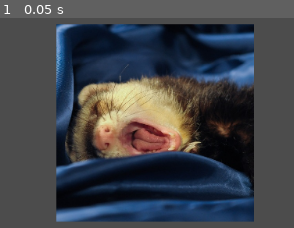
Above: before the commit, frame 1.
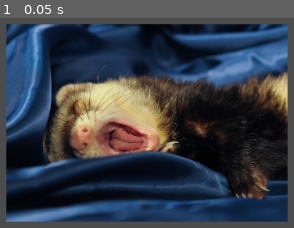
Above: after the commit, the same moment.

Repository: LeoDog896/godot-jigsaw
Game: Godot game, scene res://Main.tscn
Two runs of this game, one before a commit and one after it. Both use one fixed random seed, a clock stepped at 60 frames per second and the inputs below.
Inputs:
- Up to frame 1 (0.05 s): no input

The runs differ from the first frame. In frame 1, 60% of the frame differs, in the area x 2-98%, y 2-98%.

Commit message:
feat: non-square images

Diff:
--- a/Main.tscn
+++ b/Main.tscn
@@ -1,7 +1,7 @@
 [gd_scene load_steps=3 format=2]
 
 [ext_resource path="res://puzzle/Puzzle.tscn" type="PackedScene" id=1]
-[ext_resource path="res://ferret_square.jpg" type="Texture" id=2]
+[ext_resource path="res://ferret.jpg" type="Texture" id=2]
 
 [node name="Main" type="Node2D"]
 
--- a/puzzle/Puzzle.gd
+++ b/puzzle/Puzzle.gd
@@ -35,12 +35,13 @@
 
 		piece.piece_scale = image_size / Vector2(cols, rows) * scale
 
+		# we don't use a dictionary here since different values gives better editing in the editor UI
 		piece.top_hinge = 2 if neighbors.top == null else _reverse_hinge(neighbors.top.bottom_hinge)
 		piece.left_hinge = 2 if neighbors.left == null else _reverse_hinge(neighbors.left.right_hinge)
 		piece.right_hinge = 2 if piece.col == cols - 1 else randi() % 2
 		piece.bottom_hinge = 2 if piece.row == rows - 1 else randi() % 2
 
-		piece.position = (piece.piece_scale * 2 * Vector2(piece.col, piece.row)) - image_size * scale
+		piece.position = (piece.piece_scale * 2 * Vector2(piece.col, piece.row)) - (image_size * scale)
 
 		pieces.append(piece)
 
--- a/puzzle/PuzzlePiece.gd
+++ b/puzzle/PuzzlePiece.gd
@@ -27,16 +27,17 @@
 	# this is technically a "right hinge", so we can rotate it to be whatever hinge we want
 
 	var angle := direction.angle()
+	var current_scale := piece_scale if direction.y == 0 else Vector2(piece_scale.y, piece_scale.x)
 	if type == HingeState.NONE:
-		return PoolVector2Array([ piece_scale.rotated(angle) ])
+		return PoolVector2Array([ current_scale.rotated(angle) ])
 
-	# since our puzzle piece is around (0, 0), we can use piece_scale / 4 to define the hinge boundaries
+	# since our puzzle piece is around (0, 0), we can use current_scale / 4 to define the hinge boundaries
 	return PoolVector2Array([
-		piece_scale.rotated(angle),
-		Vector2(piece_scale.x, piece_scale.y / 4).rotated(angle),
-		Vector2(piece_scale.x + piece_scale.y / 2 * (1 if type == HingeState.EXTENDED else -1), piece_scale.y / 4).rotated(angle),
-		Vector2(piece_scale.x + piece_scale.y / 2 * (1 if type == HingeState.EXTENDED else -1), -piece_scale.y / 4).rotated(angle),
-		Vector2(piece_scale.x, -piece_scale.y / 4).rotated(angle),
+		current_scale.rotated(angle),
+		Vector2(current_scale.x, current_scale.y / 4).rotated(angle),
+		Vector2(current_scale.x + current_scale.x / 2 * (1 if type == HingeState.EXTENDED else -1), current_scale.y / 4).rotated(angle),
+		Vector2(current_scale.x + current_scale.x / 2 * (1 if type == HingeState.EXTENDED else -1), -current_scale.y / 4).rotated(angle),
+		Vector2(current_scale.x, -current_scale.y / 4).rotated(angle),
 	])
 
 func _ready() -> void:
@@ -55,7 +56,7 @@
 	var IMAGE_HEIGHT: int = texture.get_height() / rows
 
 	for vertex in polygon.polygon:
-		var normalized_vertex: Vector2 = (vertex / (piece_scale)) * (IMAGE_WIDTH / 2)
+		var normalized_vertex: Vector2 = (vertex / (piece_scale)) * (Vector2(IMAGE_WIDTH, IMAGE_HEIGHT) / 2)
 		localUV.append(
 			normalized_vertex
 			+ Vector2(
Not shown, changed: README.md
